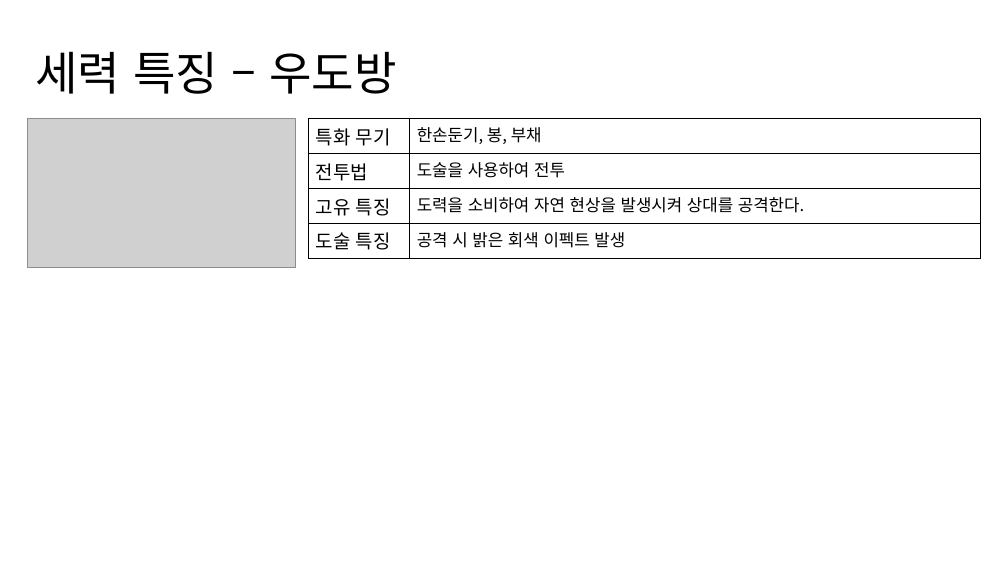
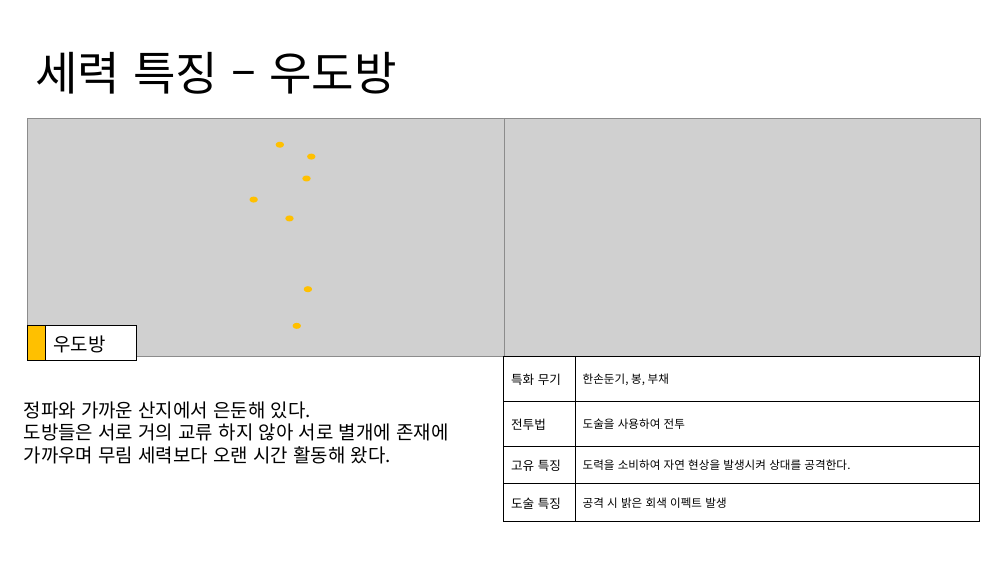
Before and after one commit to yjk0401/unityenginebasic_9th, a slide deck: slide 18 of 기획/세력 기획서.pptx (slide 17 before the commit). Drawn at 1008x567 pixels with LibreOffice and Linux fonts; fonts in the diff are those of the drawing; grey boxes stand for pictures. Boxes give left, top, right and bottom in pixels: in the first picture for what was removed or moved away, otherwise in the second. Text is boxed around its words. In the diff, an @@ line names an element or a change of style, - is before the commit and + after.

```diff
--- a/기획/세력 기획서.pptx
+++ b/기획/세력 기획서.pptx
@@ picture: place and size @@
-picture at [28,119,296,268]
+picture at [504,119,981,357]
@@ group added at [28,119,504,357]: 7 ellipses, 1 picture @@
@@ table added at [28,326,136,357], 1 rows, 2 columns @@
+ | 우도방
@@ table at [504,357,980,522] @@
@@ size 18 to 12 pt in "특화 무기", "전투법", "고유 특징", "도술 특징" @@
@@ size 16 to 11 pt in "한손둔기, 봉, 부채", "도술을 사용하여 전투", "도력을 소비하여 자연 현상을 발생시켜 상대를 공격한다.", "공격 시 밝은 회색 이펙트 발생" @@
@@ table: place and size @@
-table at [309,119,981,254]
+table at [504,357,980,522]
@@ text added at [24,401,448,464], 18 pt, text #000000 @@
+정파와 가까운 산지에서 은둔해 있다.
+도방들은 서로 거의 교류 하지 않아 서로 별개에 존재에 가까우며 무림 세력보다 오랜 시간 활동해 왔다.
```
Also in this commit, not shown: 13 other slides changed, 1 slide added, 1 other file.
